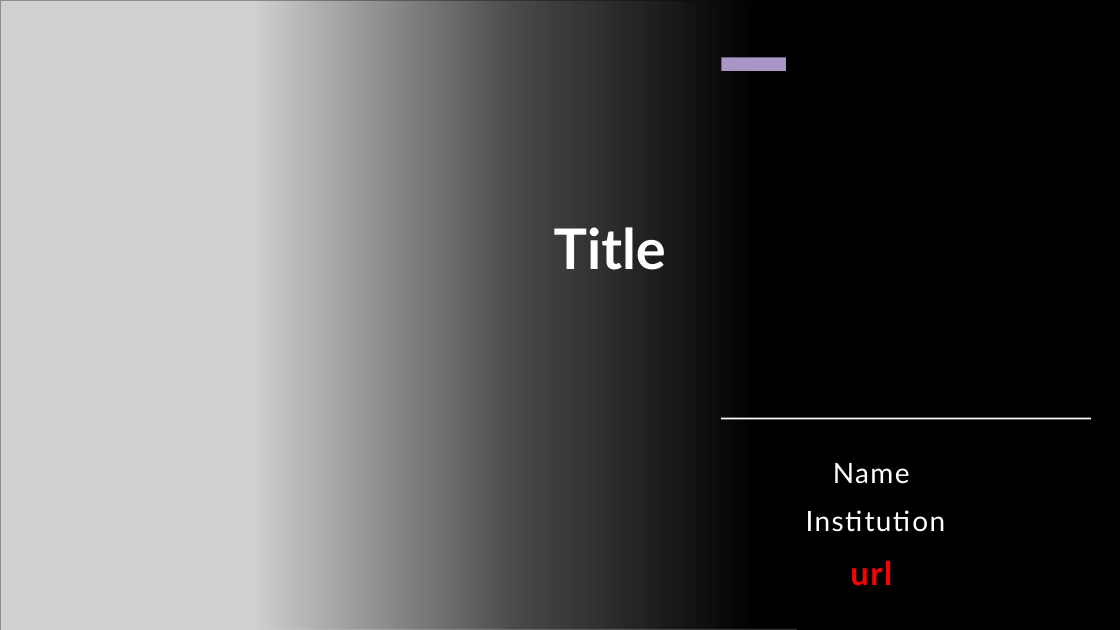
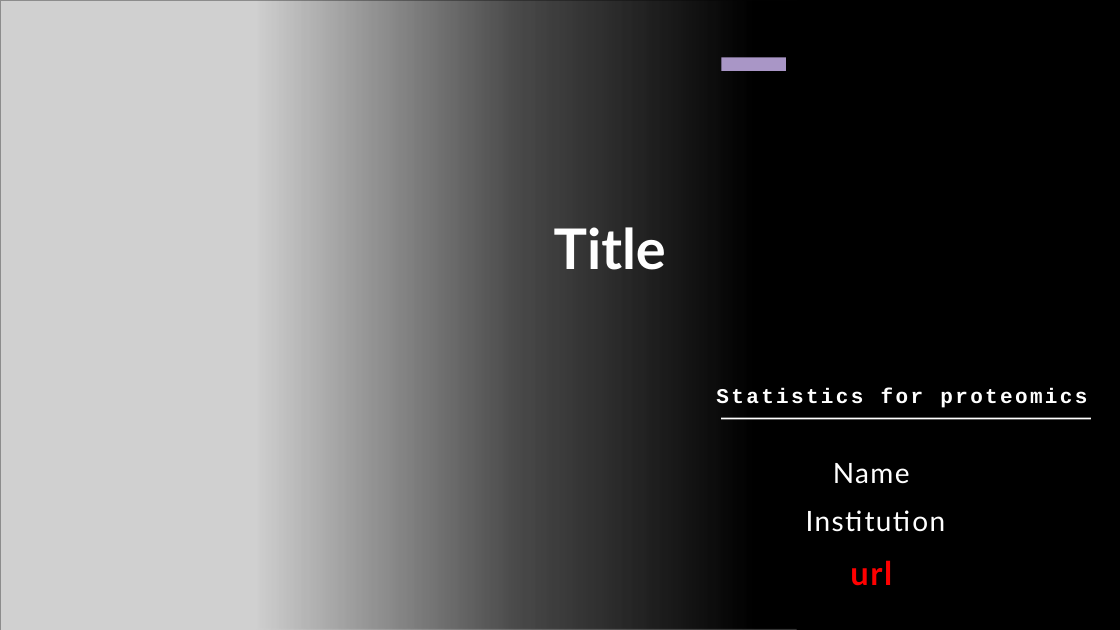
Before and after one commit to nslavov/SlavovLab, a slide deck: slide 1 of teaching/stats/Template_Statistics_for_Proteomics.pptx. Drawn at 1120x630 pixels with LibreOffice and Linux fonts; fonts in the diff are those of the drawing; grey boxes stand for pictures. Boxes give left, top, right and bottom in pixels: in the first picture for what was removed or moved away, otherwise in the second. Text is boxed around its words. In the diff, an @@ line names an element or a change of style, - is before the commit and + after.

```diff
--- a/teaching/stats/Template_Statistics_for_Proteomics.pptx
+++ b/teaching/stats/Template_Statistics_for_Proteomics.pptx
@@ text added at (716, 388, 1087, 408), 18 pt, text #FFFFFF, bold @@
+Statistics for proteomics
```
